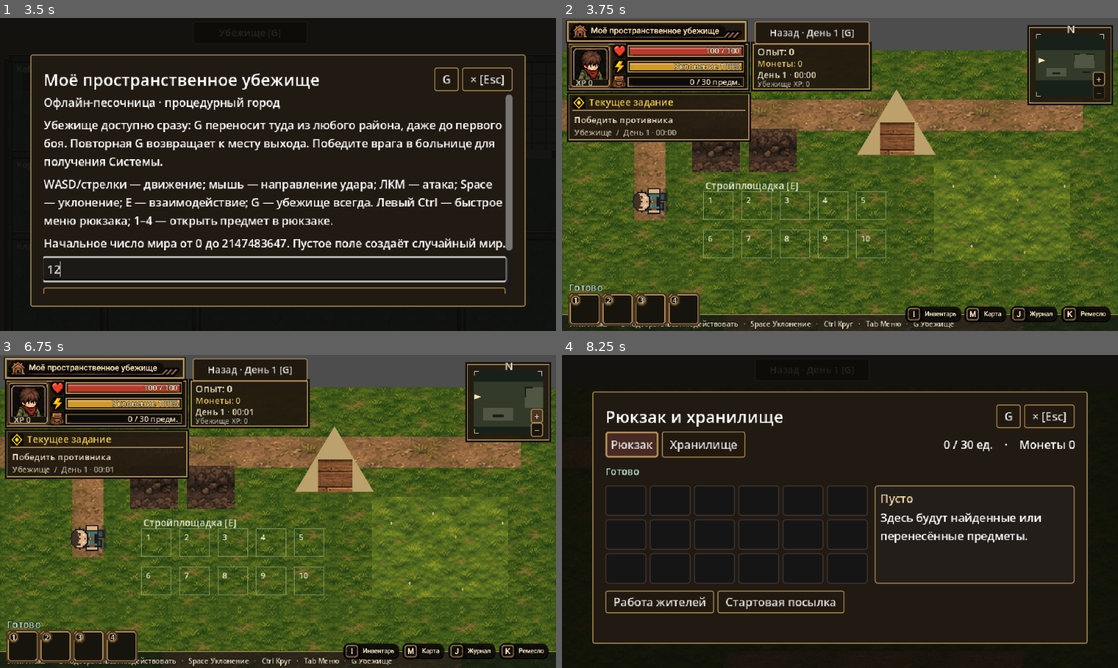
Above: before the commit, frames 1-4 (two rows, left to right).
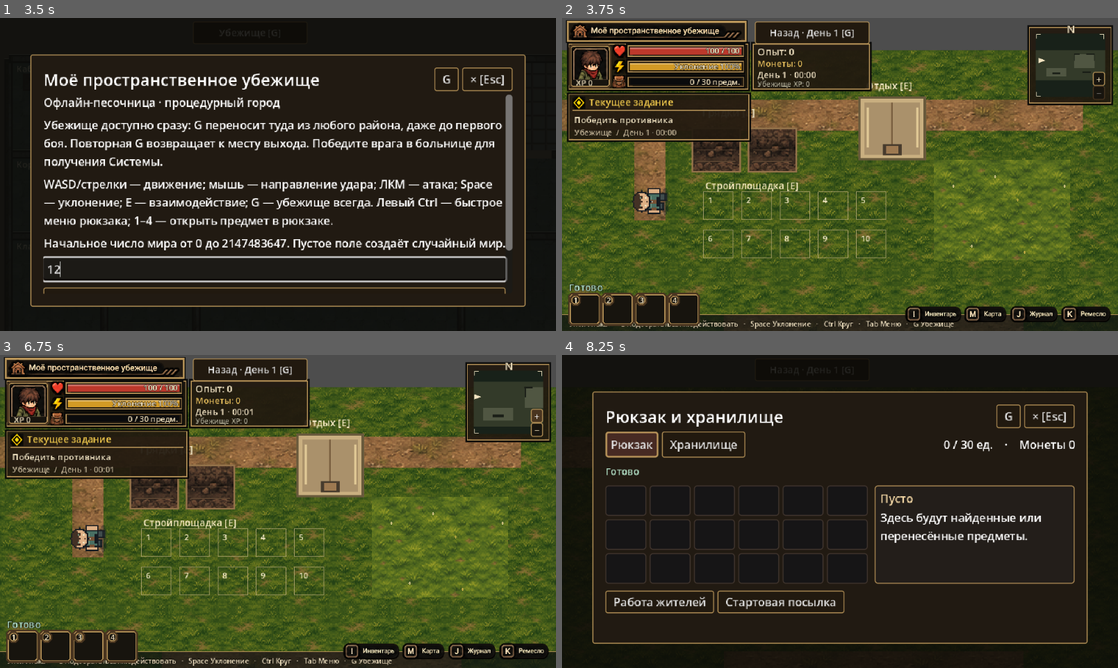
Above: after the commit, the same moments.

Repository: AndreyCokol/My_shelter
Game: Godot game, scene res://game/scenes/main/playable.tscn
The game is run twice, just before and just after one commit, with the same random seed, the same clock (stepped at 60 frames per second) and the same inputs.
Inputs (mouse positions are in pixels of both pictures, inside the frame that each line leads up to):
- Up to frame 1 (3.5 s): click (272, 268) at 0.52 s; type "12" at 0.6 s; click "Начать игру" at 1.25 s; click "Начать игру" at 2 s; click "Убежище [G]" at 2.75 s
- Up to frame 2 (3.75 s): click "G" at 3.5 s
- Up to frame 3 (6.75 s): click (505, 401) at 4.25 s; click "Назад · День 1 [G]" at 5 s; click "× [Esc]" at 5.75 s; click "+" at 6.5 s
- Up to frame 4 (8.25 s): click "−" at 7.25 s; click (934, 652) at 8 s

Frame 1 is identical in both runs. In frame 2, 2.4% of the frame differs, in the area x 23-68%, y 20-77%; in frame 3, 2.4%; in frame 4, nothing differs.

Commit message:
VIS-R1: render working shelter farm/rest/buildings in strict top-down

Diff:
--- a/game/scenes/worlds/world.gd
+++ b/game/scenes/worlds/world.gd
@@ -121,7 +121,7 @@
 func refresh_buildings() -> void:
 	if scene_id != "shelter" or layout.is_empty() or app == null:
 		return
-	var current: Dictionary = app.snapshot().shelter.get("buildings", {})
+	var current: Dictionary = app.snapshot(false).shelter.get("buildings", {})
 	if buildings == current:
 		return
 	for cell in building_bodies.keys():
@@ -261,38 +261,21 @@
 		var label: String = "Пустой ящик" if looted else hospital_cache.label
 		draw_string(ThemeDB.fallback_font, resource_point + Vector2(-62, -12), label, HORIZONTAL_ALIGNMENT_LEFT, -1, 11, Color("c1cbce"))
 	elif scene_id == "shelter":
-		draw_colored_polygon(PackedVector2Array([Vector2(360, 205), Vector2(405, 130), Vector2(450, 205)]), Color("bda16c"))
-		WorldArt.tile(self, "wood", Rect2(386, 168, 40, 38), WorldArt.WARM)
-		var plots: Array = app.snapshot().crops.plots if app != null else []
-		for i in range(plots.size()):
-			var status: String = plots[i].status
-			WorldArt.tile(self, "soil", Rect2(170 + i * 65, 175, 55, 50), WorldArt.WARM)
-			if status != "empty":
-				var leaf := Color("98c46c") if status != "spoiled" else Color("907560")
-				for dx in [12, 30, 44]:
-					draw_circle(Vector2(170 + i * 65 + dx, 198), 5 if status == "ripe" else 3, leaf)
-		draw_string(ThemeDB.fallback_font, Vector2(185, 162), "Грядки", HORIZONTAL_ALIGNMENT_LEFT, -1, 12, Color("dce5ce"))
+		# Overhead art remains attached to existing REST and FARM interactions.
+		# These helpers create NO entities and NO untracked collision objects.
+		WorldArt.shelter_rest(self)
+		var plots: Array = app.snapshot(false).crops.plots if app != null else []
+		WorldArt.shelter_farm(self, plots)
 		if not layout.is_empty():
 			for index in range(Construction.COLUMNS * Construction.ROWS):
 				var cell := str(index)
 				var rect := Construction.cell_rect(cell)
-				draw_rect(rect.grow(5), Color("8da774"), false)
-				match buildings.get(cell, ""):
-					"bench":
-						draw_rect(rect, Color("a66e45"))
-						draw_line(rect.position + Vector2(3, 5), rect.position + Vector2(20, 5), Color("e1b282"), 3)
-					"lamp":
-						draw_circle(rect.get_center(), 27, Color(1, 0.77, 0.33, 0.19))
-						draw_circle(rect.get_center(), 9, Color("f4c56f"))
-					"cabinet":
-						draw_rect(rect, Color("87664c"))
-						draw_line(rect.get_center() - Vector2(0, 8), rect.get_center() + Vector2(0, 8), Color("b59162"), 2)
-					"bed":
-						draw_rect(rect, Color("9c7b61"))
-						draw_rect(rect.grow(-3), Color("c2ac80"))
-						draw_rect(Rect2(rect.position + Vector2(3, 3), Vector2(7, 16)), Color("f0d4b0"))
-				draw_string(ThemeDB.fallback_font, rect.position + Vector2(0, 8), str(index + 1), HORIZONTAL_ALIGNMENT_LEFT, -1, 9, Color("eff0d6"))
-			draw_string(ThemeDB.fallback_font, Vector2(185, 245), "Стройплощадка [E]", HORIZONTAL_ALIGNMENT_LEFT, -1, 11, Color("dce5ce"))
+				draw_rect(rect.grow(5), Color("b0a573"), false)
+				var built_type := str(buildings.get(cell, ""))
+				if not built_type.is_empty():
+					WorldArt.shelter_structure(self, built_type, rect)
+				draw_string(ThemeDB.fallback_font, rect.position + Vector2(0, 8), str(index + 1), HORIZONTAL_ALIGNMENT_LEFT, -1, 9, Color("fff1d0"))
+			draw_string(ThemeDB.fallback_font, Vector2(185, 245), "Стройплощадка [E]", HORIZONTAL_ALIGNMENT_LEFT, -1, 11, Color("f4e7be"))
 	elif scene_id in ["outside", "house"]:
 		var exhausted: bool = scene_id == "house" and app != null and app.snapshot().world_states.locations.get(location_id, {}).get("looted", false)
 		var resource_label := "Пустой тайник" if exhausted else "Запасы семян"
